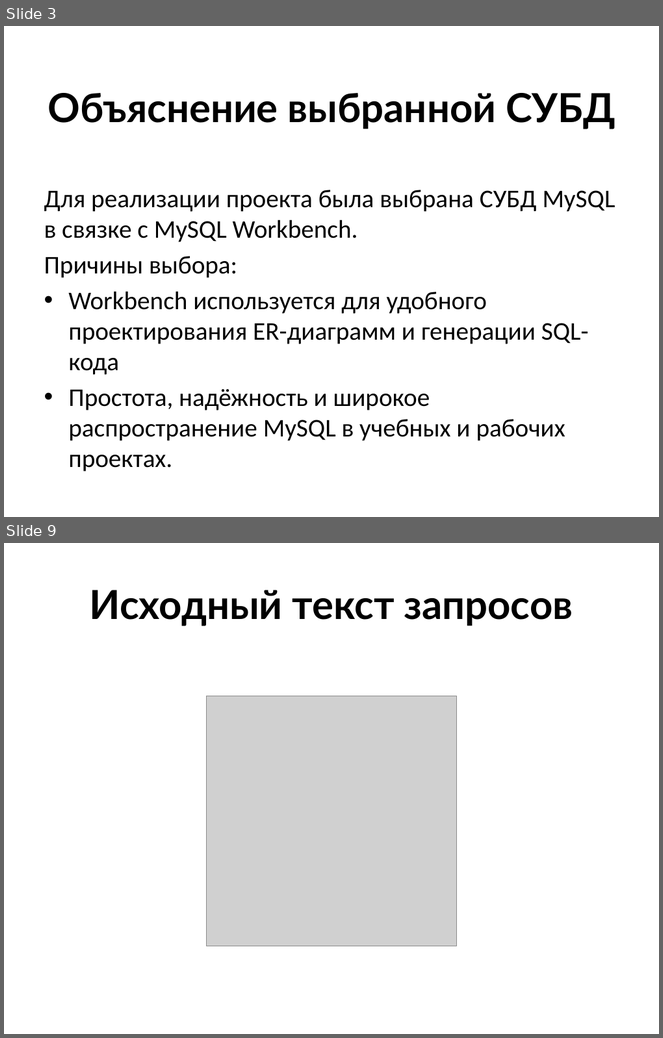
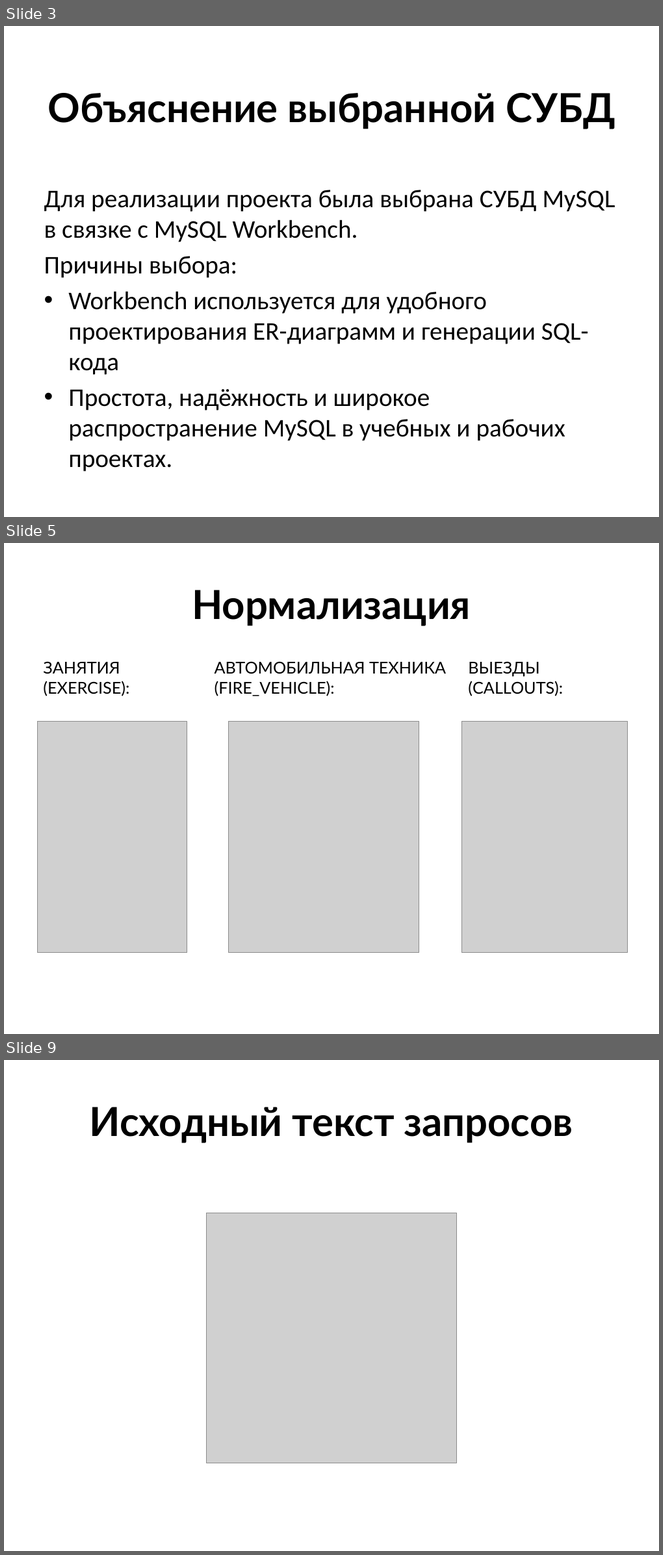
Before and after one commit to Olljux/mchs_project_DB, a slide deck: Проект БД.pptx. Shown one above the other, each under a label of ours: slides 3 and 9 before the commit, slides 3, 5 and 9 after it; the slides between them are not shown. The pictures are 663x1038 and 663x1555 pixels, drawn with LibreOffice and Linux fonts; fonts in the diff are those of the drawing; grey boxes stand for pictures. Boxes give left, top, right and bottom in pixels: in the first picture for what was removed or moved away, otherwise in the second. Text is boxed around its words. In the diff, an @@ line names an element or a change of style, - is before the commit and + after.

```diff
--- a/Проект БД.pptx
+++ b/Проект БД.pptx
@@ slide 5 added at bbox=[4, 543, 659, 1034], background #FFFFFF @@
@@ title added at bbox=[192, 590, 471, 626], 44 pt, text #000000, bold @@
+Нормализация
@@ text added at bbox=[43, 661, 129, 696], 18 pt, text #000000 @@
+ЗАНЯТИЯ (EXERCISE):
@@ text added at bbox=[215, 661, 446, 696], 18 pt, text #000000 @@
+АВТОМОБИЛЬНАЯ ТЕХНИКА (FIRE_VEHICLE):
@@ text added at bbox=[468, 661, 563, 696], 18 pt, text #000000 @@
+ВЫЕЗДЫ (CALLOUTS):
@@ picture added at bbox=[37, 722, 187, 953] @@
@@ picture added at bbox=[228, 722, 419, 953] @@
@@ picture added at bbox=[462, 722, 628, 953] @@
```
Also in this commit, not shown: 4 slides changed, 1 other slide added, 2 slides removed, 1 other file.
